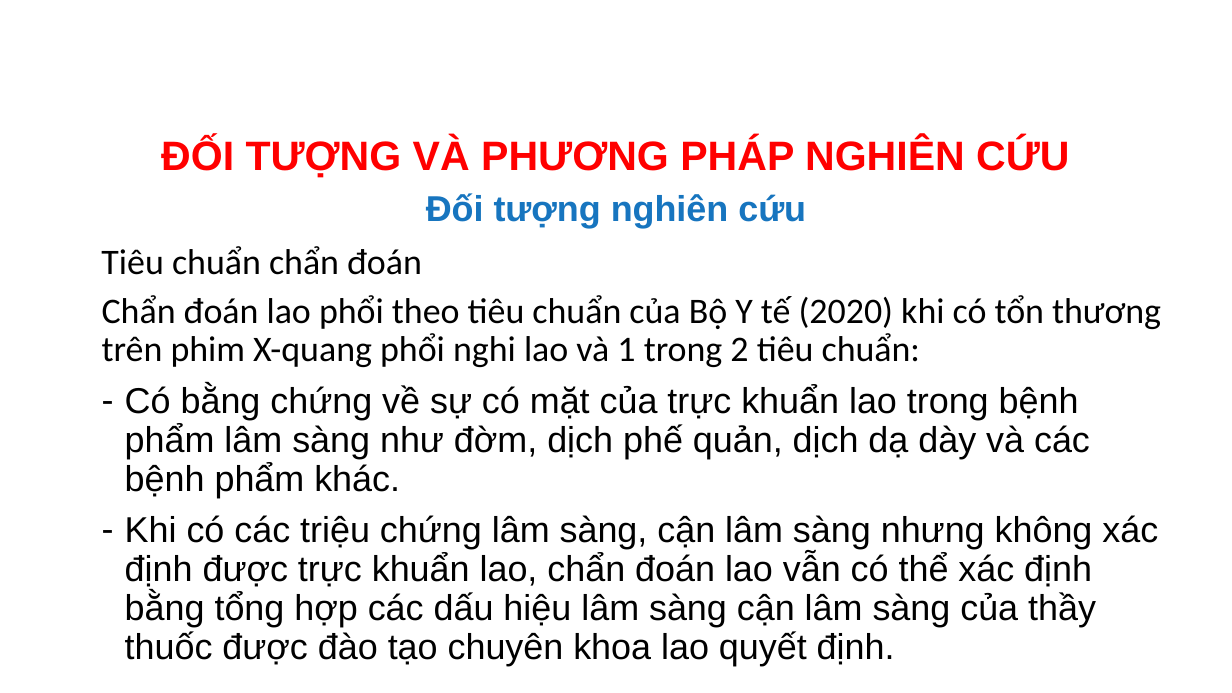
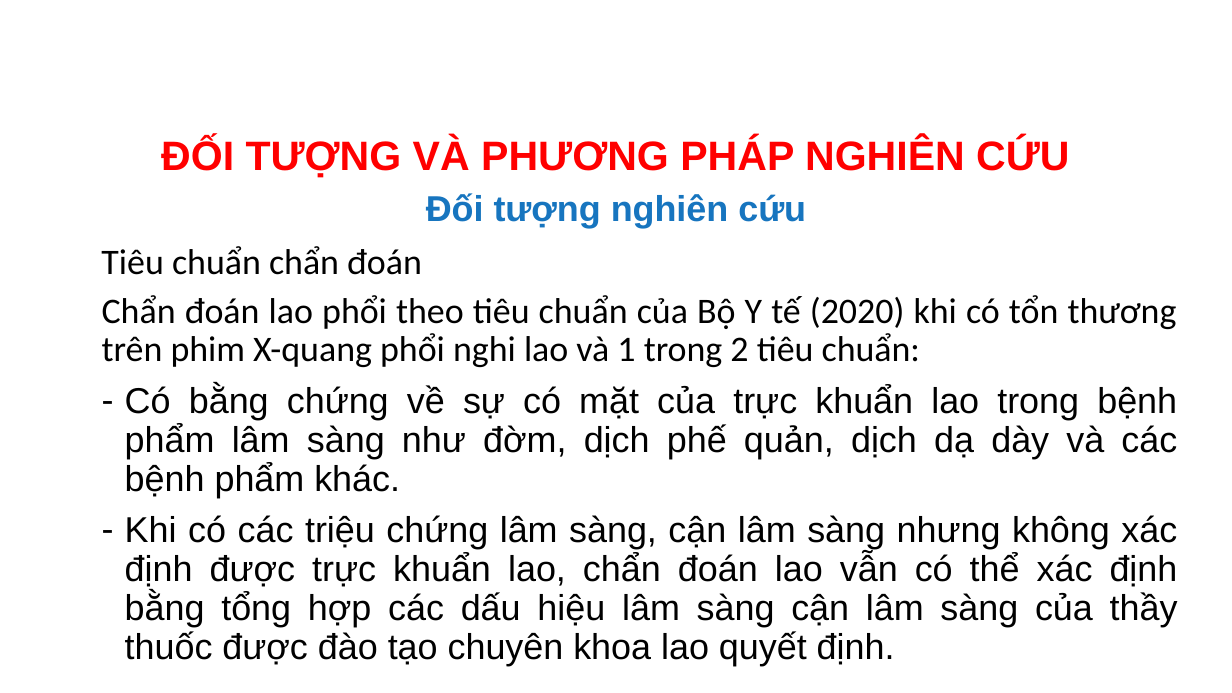
Before and after one commit to MedPocket/HPMUGraduation-thesis, a slide deck: slide 9 of Thuc-trang-va-mot-so-yeu-to-lien-quan-dinh-duong-BN-lao-phoi_Nhat-Nguyen.pptx. Drawn at 1232x693 pixels with LibreOffice and Linux fonts; fonts in the diff are those of the drawing; background and template pictures are left out. Boxes give left, top, right and bottom in pixels: in the first picture for what was removed or moved away, otherwise in the second. Text is boxed around its words. In the diff, an @@ line names an element or a change of style, - is before the commit and + after.

```diff
--- a/Thuc-trang-va-mot-so-yeu-to-lien-quan-dinh-duong-BN-lao-phoi_Nhat-Nguyen.pptx
+++ b/Thuc-trang-va-mot-so-yeu-to-lien-quan-dinh-duong-BN-lao-phoi_Nhat-Nguyen.pptx
@@ text "Chẩn đoán lao phổi theo ..." at [102,295,1178,666]: alignment left to justified @@
```
Also in this commit, not shown: 18 other slides changed.
